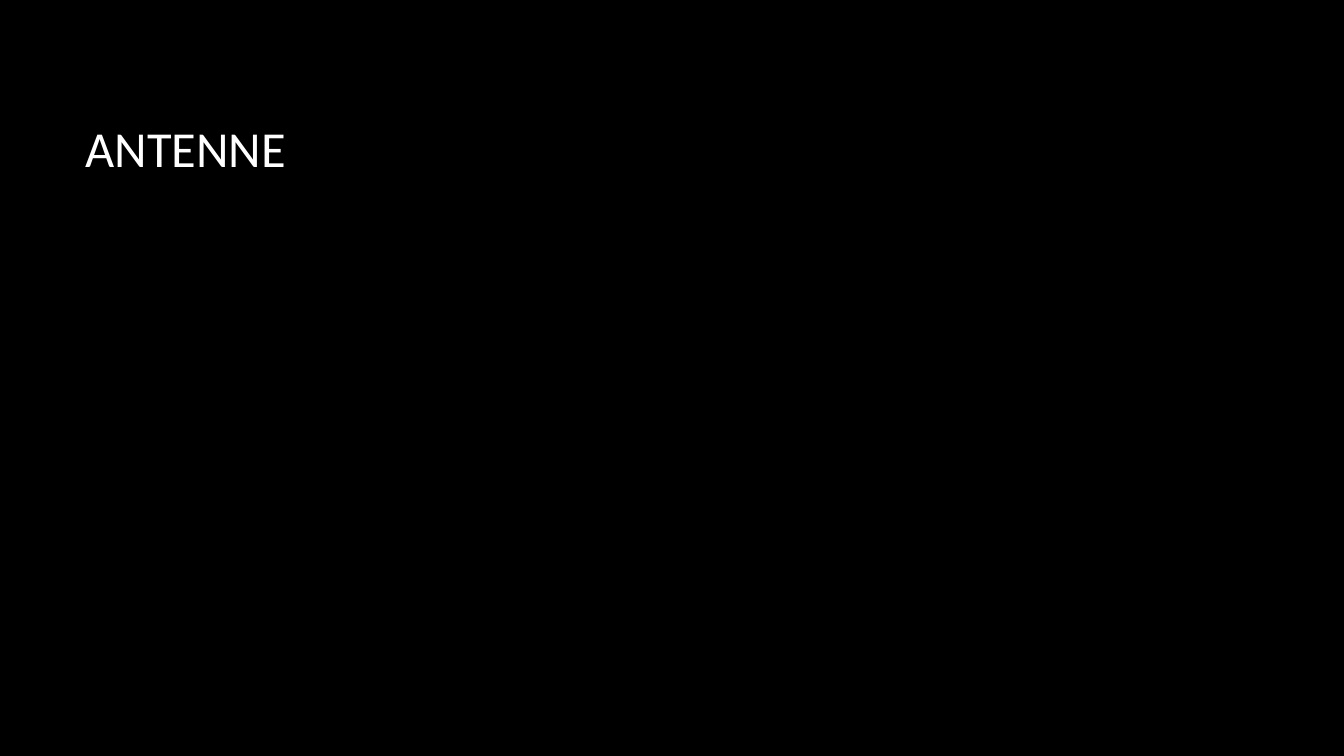
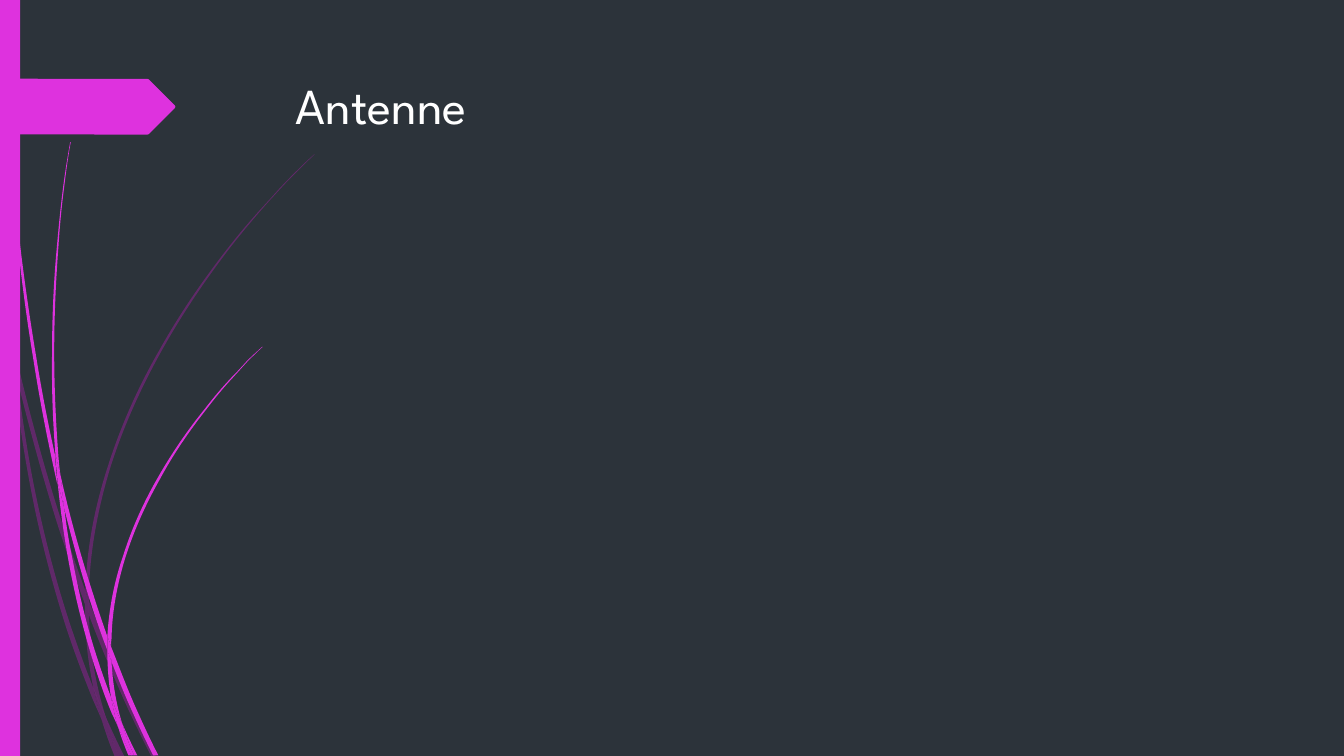
Before and after one commit to fisj2002/Projet_S6_Documentation, a slide deck: slide 2 of Présentation Finale – P3.pptx. Drawn at 1344x756 pixels with LibreOffice and Linux fonts; fonts in the diff are those of the drawing; background and template pictures are left out. Boxes give left, top, right and bottom in pixels: in the first picture for what was removed or moved away, otherwise in the second. Text is boxed around its words. In the diff, an @@ line names an element or a change of style, - is before the commit and + after.

```diff
--- a/Présentation Finale – P3.pptx
+++ b/Présentation Finale – P3.pptx
@@ background picture (left out) to #2C333A @@
@@ rectangle added at (0, 0, 20, 756), fill #DE32DE @@
@@ freeform shape added at (0, 79, 175, 134), fill #DE32DE @@
@@ title "Antenne" at (296, 90, 467, 125): vertical alignment middle to top @@
@@ title at (296, 90, 467, 125): text changed; font Calibri to League Spartan @@
-ANTENNE
+Antenne
@@ group added at (0, 154, 315, 756): 10 freeform shapes @@
@@ group added at (3, 0, 262, 756): 12 freeform shapes @@
```
Also in this commit, not shown: 3 other slides changed, 4 slides added, 2 slides removed.
